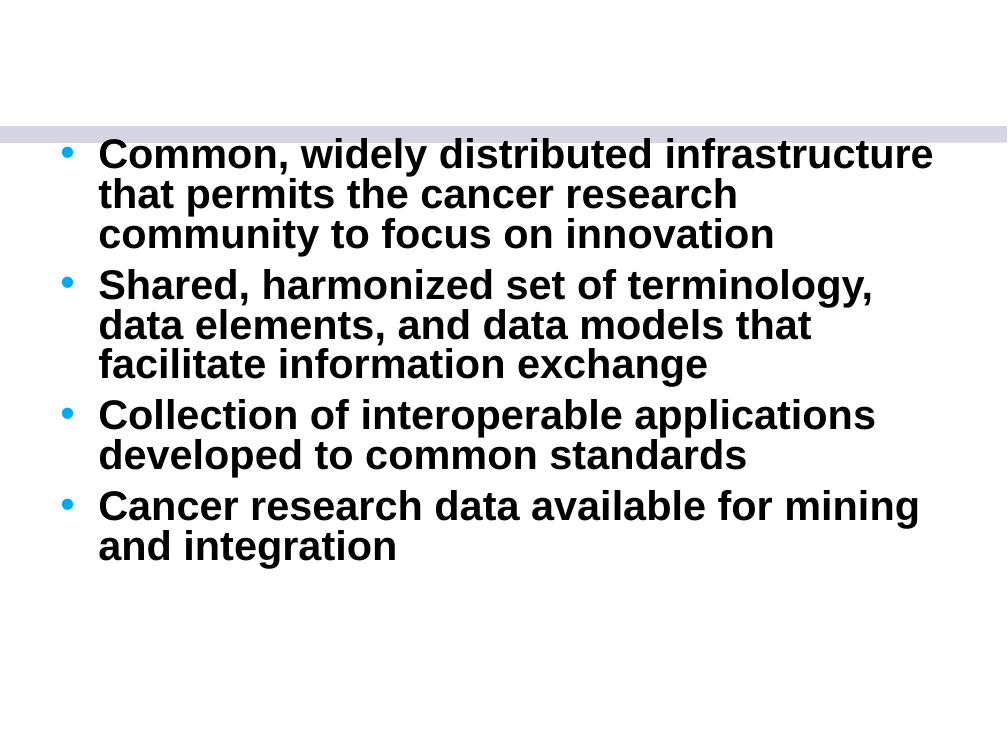
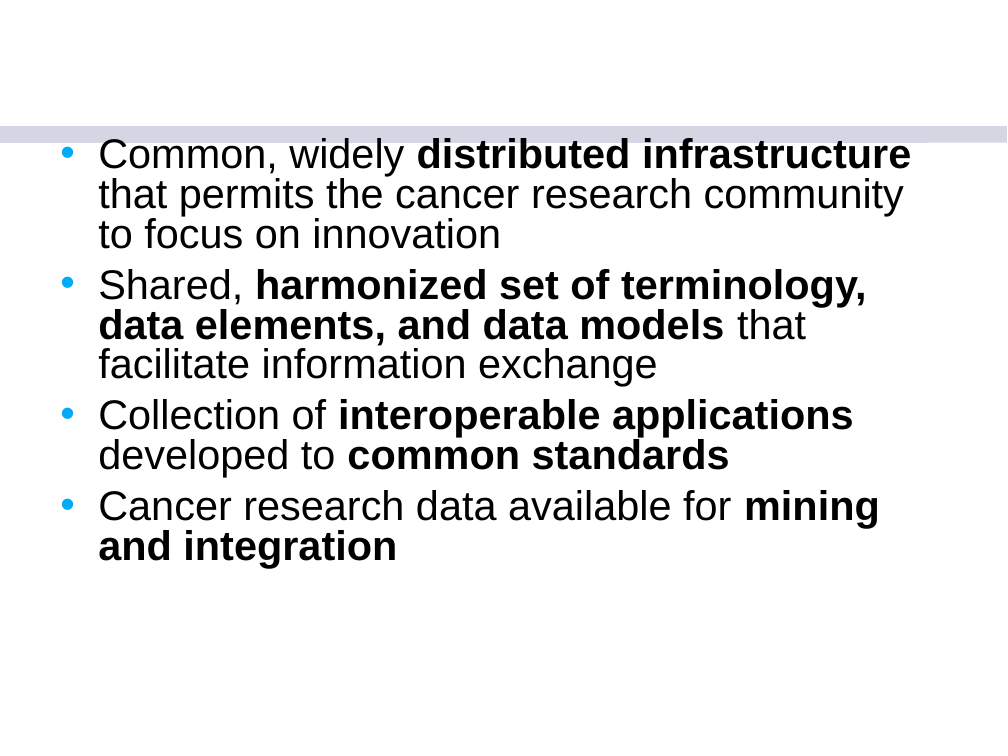
Before and after one commit to NCIP/cagrid-docs, a slide deck: slide 6 of presentations/overview/caGrid_Core_Overview_ONC.ppt. Drawn at 1008x756 pixels with LibreOffice and Linux fonts; fonts in the diff are those of the drawing; background and template pictures are left out. Boxes give left, top, right and bottom in pixels: in the first picture for what was removed or moved away, otherwise in the second. Text is boxed around its words. In the diff, an @@ line names an element or a change of style, - is before the commit and + after.

```diff
--- a/presentations/overview/caGrid_Core_Overview_ONC.ppt
+++ b/presentations/overview/caGrid_Core_Overview_ONC.ppt
@@ text "Common, widely distributed infrastructure that ..." at (98,135,911,568): bold off in "Common, widely that permits the cancer research ...", "Shared, that facilitate information exchange", "Collection of developed to", "Cancer research data available for" @@
```
Also in this commit, not shown: 1 other slide changed, 12 slides added.
